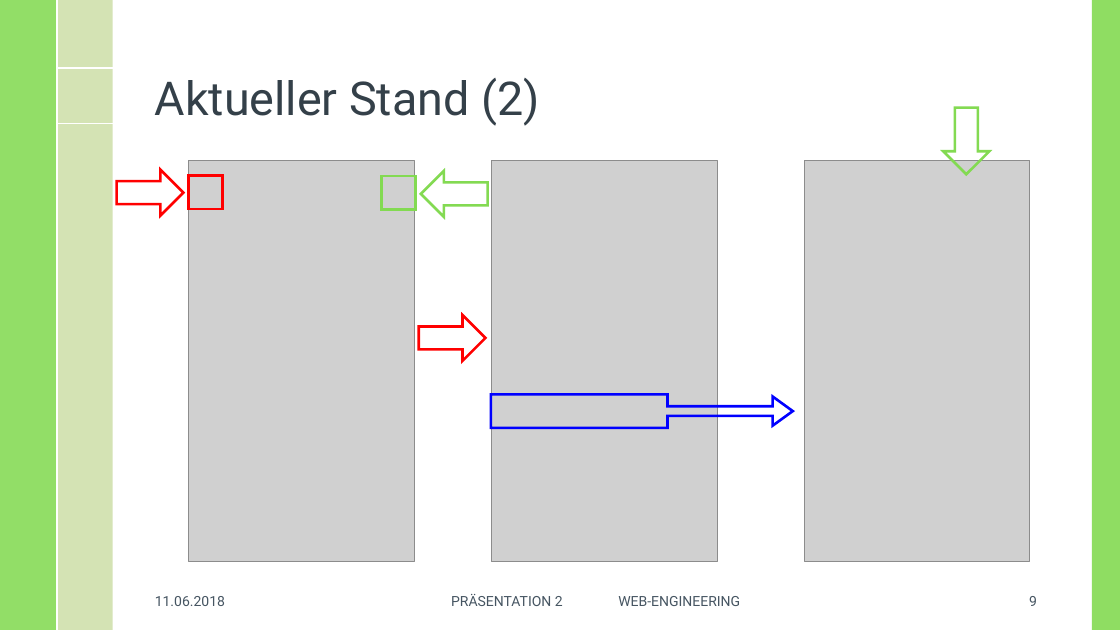
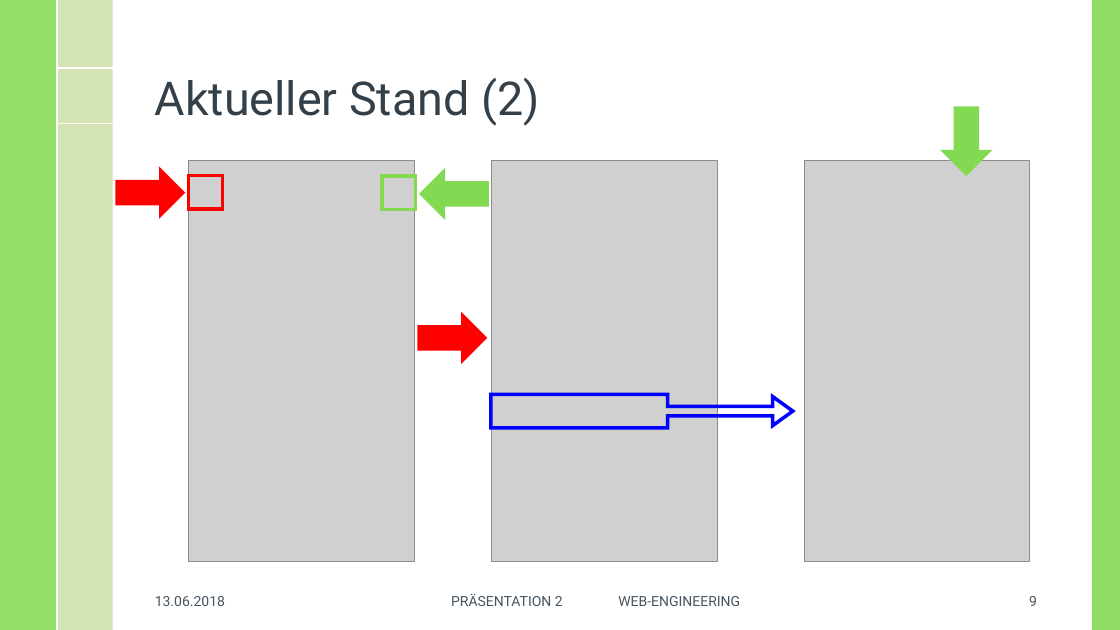
Before and after one commit to MasterInformatikHsBochum/data-app, a slide deck: slide 9 of Praesentation/WE-Präsentation2-15_06_18.ppsx. Drawn at 1120x630 pixels with LibreOffice and Linux fonts; fonts in the diff are those of the drawing; grey boxes stand for pictures; background and template pictures are left out. Boxes give left, top, right and bottom in pixels: in the first picture for what was removed or moved away, otherwise in the second. Text is boxed around its words. In the diff, an @@ line names an element or a change of style, - is before the commit and + after.

```diff
--- a/Praesentation/WE-Präsentation2-15_06_18.ppsx
+++ b/Praesentation/WE-Präsentation2-15_06_18.ppsx
@@ down arrow at box(944, 108, 990, 174): fill none to #83DA52 @@
@@ down arrow at box(117, 170, 183, 216): fill none to #FF0000 @@
@@ down arrow at box(421, 171, 487, 217): fill none to #83DA52 @@
@@ down arrow at box(419, 315, 486, 361): fill none to #FF0000 @@
@@ text at box(155, 596, 225, 606): text changed @@
-11.06.2018
+13.06.2018
```
Also in this commit, not shown: 8 other slides changed, 2 other files.
